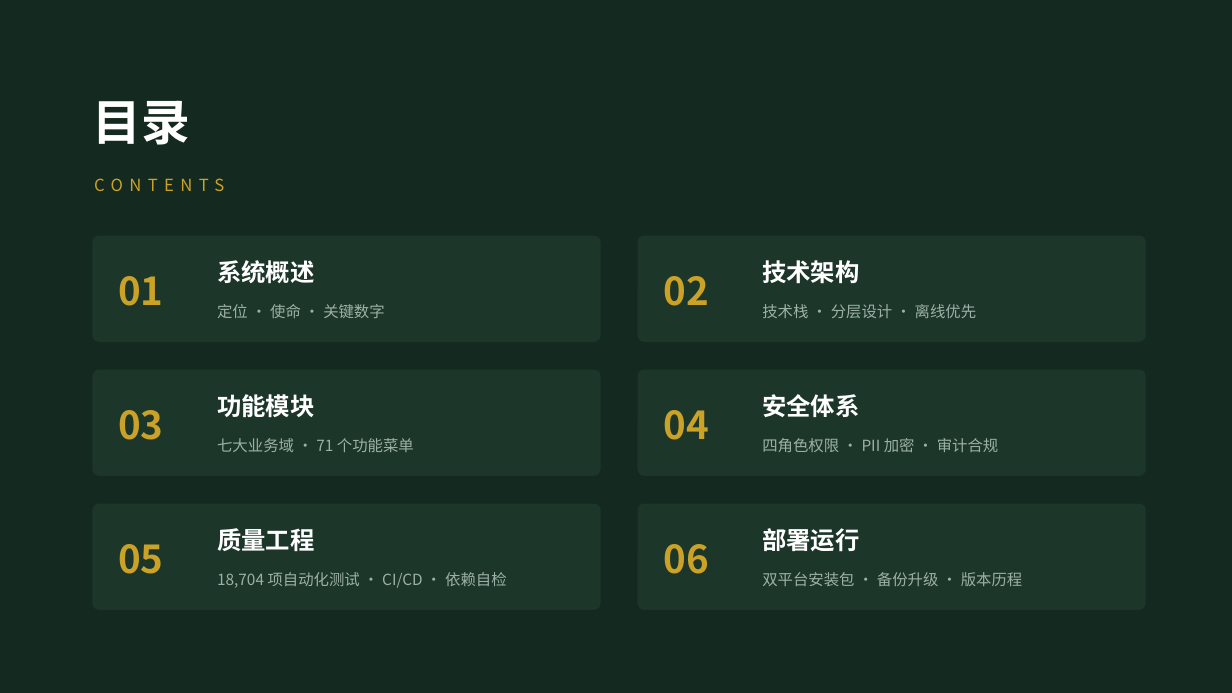
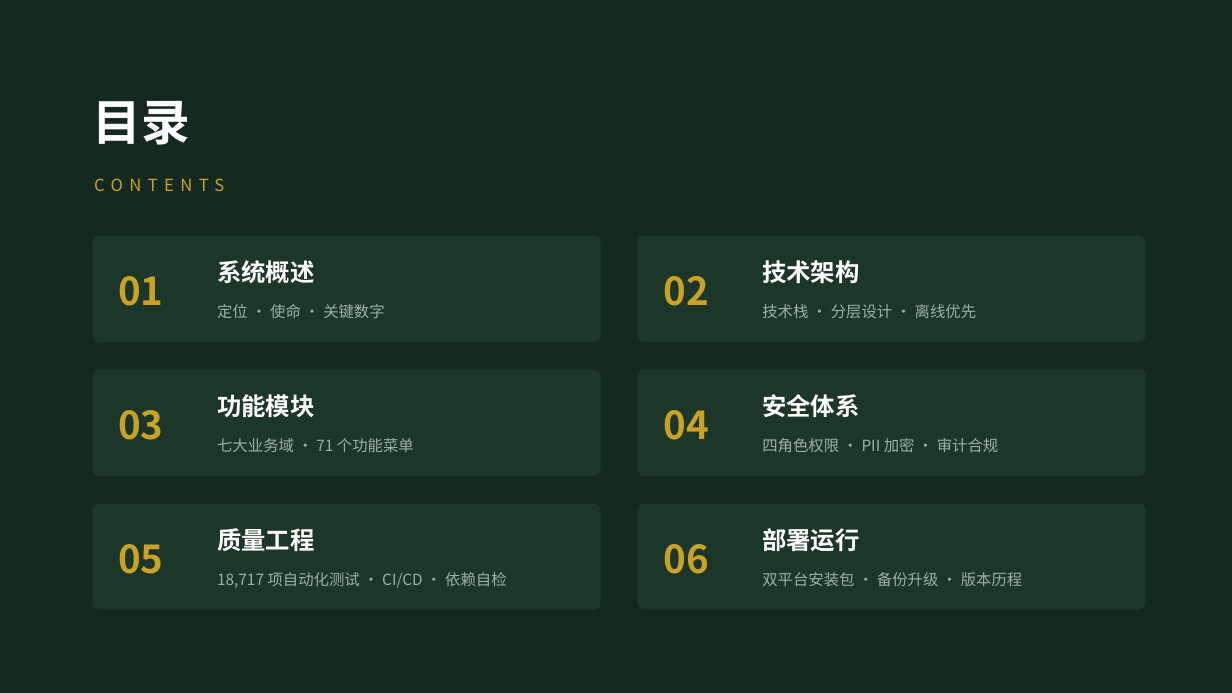
Before and after one commit to lzh745200/MRRS, a slide deck: slide 2 of docs/帮扶管理信息系统介绍.pptx. Drawn at 1232x693 pixels with LibreOffice and Linux fonts; fonts in the diff are those of the drawing. Boxes give left, top, right and bottom in pixels: in the first picture for what was removed or moved away, otherwise in the second. Text is boxed around its words. In the diff, an @@ line names an element or a change of style, - is before the commit and + after.

```diff
--- a/docs/帮扶管理信息系统介绍.pptx
+++ b/docs/帮扶管理信息系统介绍.pptx
@@ text at box(217, 572, 507, 588): text changed @@
-18,704 项自动化测试 · CI/CD · 依赖自检
+18,717 项自动化测试 · CI/CD · 依赖自检
```
Also in this commit, not shown: 1 other slide changed, 51 other files.
